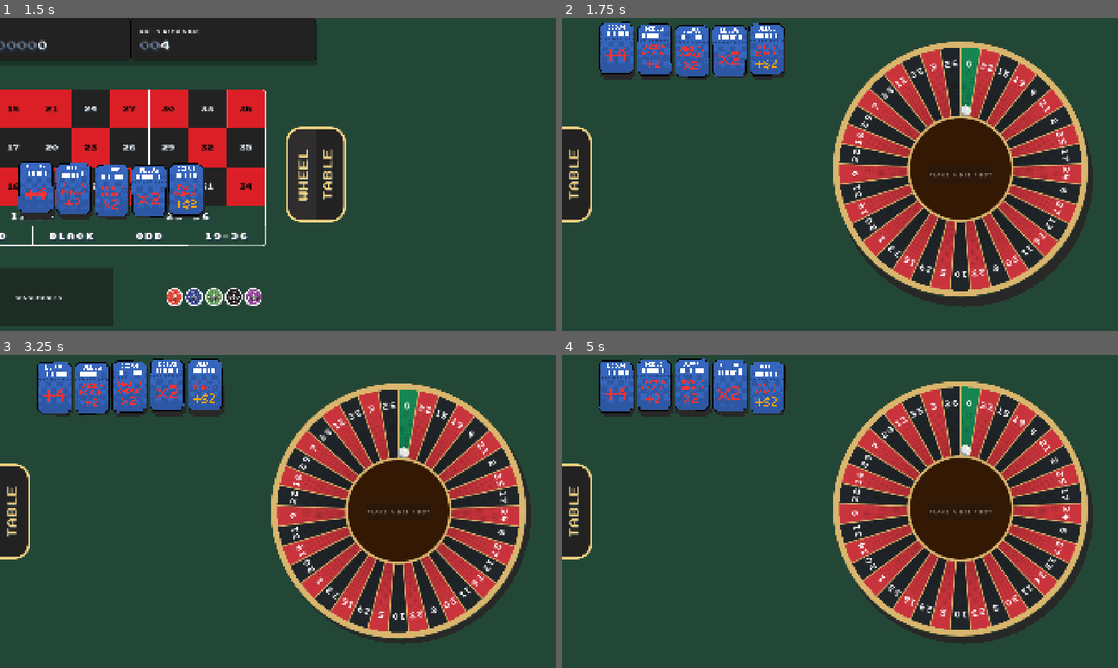
Above: before the commit, frames 1-4 (two rows, left to right).
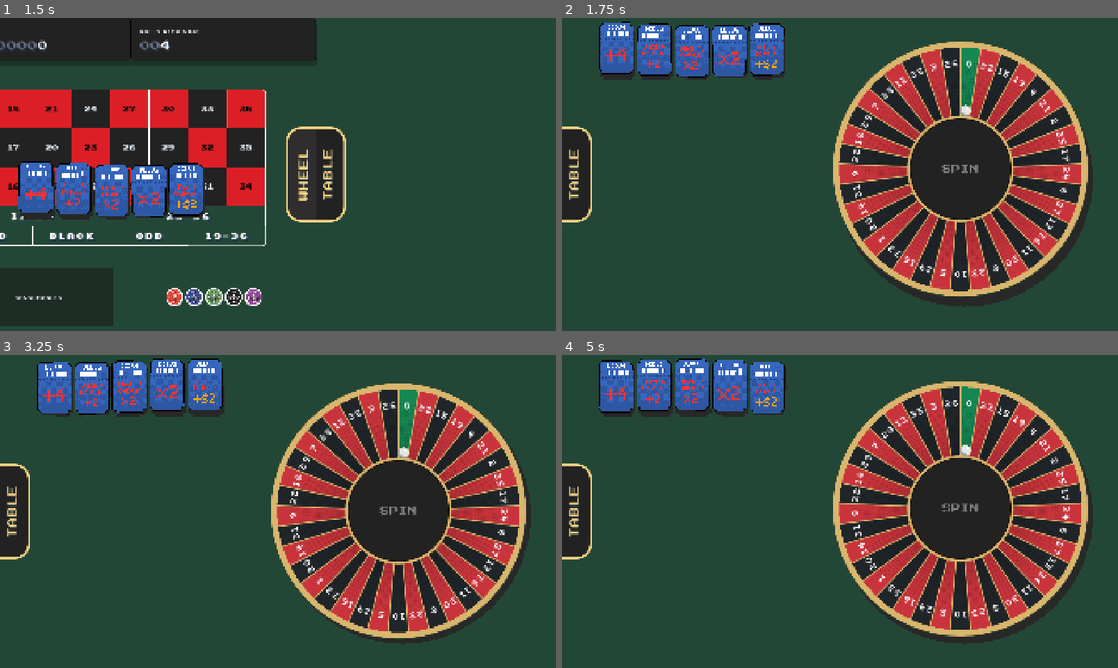
Above: after the commit, the same moments.

Repository: ross-ca/roulette-wheel
Game: Godot game, scene res://scenes/intro/intro.tscn
Two runs of this game, one before a commit and one after it. Both use one fixed random seed, a clock stepped at 60 frames per second and the inputs below. Video files are missing from this copy of the repository; at most half a second of black plays in their place.
Inputs (mouse positions are in pixels of both pictures, inside the frame that each line leads up to):
- Up to frame 1 (1.5 s): tap Enter at 0.5 s; move the mouse to (400, 158) at 0.52 s; click (400, 158) at 0.67 s; click "WHEEL" at 1.25 s
- Up to frame 2 (1.75 s): no input
- Up to frame 3 (3.25 s): click "TABLE" at 2 s; click "WHEEL" at 2.75 s
- Up to frame 4 (5 s): click "TABLE" at 3.5 s; click "WHEEL" at 4.25 s

Frame 1 is identical in both runs. In frame 2, 4.1% of the frame differs, in the area x 62-81%, y 32-65%; in frame 3, 4.1%; in frame 4, 4.2%, in the area x 62-81%, y 32-66%.

Commit message:
feat: add circular spin button to wheel

Diff:
--- a/scenes/play/play.gd
+++ b/scenes/play/play.gd
@@ -63,7 +63,7 @@
 		_step = RoundStep.new()
 		_run.current_step = _step
 
-	_wheel_view.set_wheel_texture($SubViewport.get_texture())
+	_wheel_view.set_wheel($SubViewport, $SubViewport/SpinButton, _wheel.hub_radius())
 	_wheel.rng = _run.rng
 	_wheel.set_pockets(_run.pockets)
 	_wheel.spin_finished.connect(_on_wheel_spin_finished)
--- a/scenes/play/play.tscn
+++ b/scenes/play/play.tscn
@@ -6,6 +6,43 @@
 [ext_resource type="PackedScene" uid="uid://cjsrh2v84pgsm" path="res://scenes/betting_view/betting_view.tscn" id="3_betting"]
 [ext_resource type="PackedScene" path="res://scenes/wheel_view/wheel_view.tscn" id="4_wheel"]
 [ext_resource type="PackedScene" path="res://scenes/card_container/card_container.tscn" id="5_b1x3f"]
+[ext_resource type="FontFile" uid="uid://ddxplyyts7k4" path="res://assets/fonts/PressStart2P-Regular.ttf" id="6_spin_font"]
+
+[sub_resource type="StyleBoxFlat" id="StyleBoxFlat_spin"]
+content_margin_left = 0.0
+content_margin_top = 0.0
+content_margin_right = 0.0
+content_margin_bottom = 0.0
+bg_color = Color(0.13725491, 0.13333334, 0.13333334, 1)
+border_width_left = 1
+border_width_top = 1
+border_width_right = 1
+border_width_bottom = 1
+border_color = Color(0, 0, 0, 1)
+corner_radius_top_left = 9999
+corner_radius_top_right = 9999
+corner_radius_bottom_right = 9999
+corner_radius_bottom_left = 9999
+corner_detail = 32
+
+[sub_resource type="StyleBoxFlat" id="StyleBoxFlat_spin_hover"]
+content_margin_left = 0.0
+content_margin_top = 0.0
+content_margin_right = 0.0
+content_margin_bottom = 0.0
+bg_color = Color(0.18431373, 0.1764706, 0.1764706, 1)
+border_width_left = 1
+border_width_top = 1
+border_width_right = 1
+border_width_bottom = 1
+border_color = Color(0, 0, 0, 1)
+corner_radius_top_left = 9999
+corner_radius_top_right = 9999
+corner_radius_bottom_right = 9999
+corner_radius_bottom_left = 9999
+corner_detail = 32
+
+[sub_resource type="StyleBoxEmpty" id="StyleBoxEmpty_spin"]
 
 [node name="Play" type="Control" unique_id=862141720]
 layout_mode = 3
@@ -34,6 +71,19 @@
 [node name="RouletteWheel" parent="SubViewport" unique_id=1334309236 instance=ExtResource("1_ig7tw")]
 texture_filter = 2
 ball_extra_turns_min = 6
+
+[node name="SpinButton" type="Button" parent="SubViewport"]
+offset_right = 200.0
+offset_bottom = 200.0
+focus_mode = 0
+theme_override_fonts/font = ExtResource("6_spin_font")
+theme_override_font_sizes/font_size = 18
+theme_override_styles/focus = SubResource("StyleBoxEmpty_spin")
+theme_override_styles/disabled = SubResource("StyleBoxFlat_spin")
+theme_override_styles/hover = SubResource("StyleBoxFlat_spin_hover")
+theme_override_styles/pressed = SubResource("StyleBoxFlat_spin_hover")
+theme_override_styles/normal = SubResource("StyleBoxFlat_spin")
+text = "SPIN"
 
 [node name="Views" type="Control" parent="." unique_id=61409807]
 clip_contents = true
--- a/scenes/wheel/wheel_behaviour.gd
+++ b/scenes/wheel/wheel_behaviour.gd
@@ -59,6 +59,11 @@
 	_update_ball()
 	if is_spinning:
 		_emit_passed_pockets()
+
+
+## Radius of the hub in the middle of the wheel, in the SubViewport's pixels.
+func hub_radius() -> float:
+	return _wheel.inner_radius
 
 
 ## Hands the wheel the pockets to draw and land on. Ignored mid-spin, since targets are computed at
--- a/scenes/wheel_view/wheel_view.gd
+++ b/scenes/wheel_view/wheel_view.gd
@@ -1,8 +1,12 @@
 class_name WheelView
 extends Control
 ## The play phase's wheel screen: the TABLE tab back to betting on the left edge, then the tickets
-## and the spin's bets (ticking up live as the ball passes pockets), and the wheel on the right. Display only, like
-## BettingView: play.gd decides what its signals do.
+## and the spin's bets (ticking up live as the ball passes pockets), and the wheel on the right.
+## Display only, like BettingView: play.gd decides what its signals do.
+##
+## The wheel and its SPIN button are drawn in a SubViewport in play.tscn, so the wheel shader bobs
+## and shadows the button with the wheel. WheelOutput shows the viewport's texture and forwards the
+## mouse into it, since a SubViewport outside a SubViewportContainer gets no input of its own.
 
 signal betting_requested
 signal spin_requested
@@ -11,23 +15,33 @@
 @onready var ticket_slot: Control = %TicketSlot
 
 @onready var _table_tab: SideTab = %TableTab
-@onready var _spin_button: Button = %SpinButton
 @onready var _rows: VBoxContainer = %BetRows
 @onready var _breakdown_label: Label = %BreakdownLabel
 @onready var _wheel_output: TextureRect = %WheelOutput
+
+var _viewport: SubViewport
+var _spin_button: Button
+
+
+func _ready() -> void:
+	_wheel_output.gui_input.connect(_forward_to_wheel)
+	_wheel_output.mouse_entered.connect(_notify_wheel.bind(NOTIFICATION_VP_MOUSE_ENTER))
+	_wheel_output.mouse_exited.connect(_notify_wheel.bind(NOTIFICATION_VP_MOUSE_EXIT))
 
 
 func _on_back_button_pressed() -> void:
 	betting_requested.emit()
 
 
-func _on_spin_button_pressed() -> void:
-	spin_requested.emit()
-
-
-## The wheel's SubViewport texture, which lives in play.tscn.
-func set_wheel_texture(texture: Texture2D) -> void:
-	_wheel_output.texture = texture
+## The wheel's SubViewport and the SPIN button in it, which both live in play.tscn. The button is
+## sized to cover the wheel's hub, `hub_radius` in the viewport's pixels, and centred on it.
+func set_wheel(viewport: SubViewport, spin_button: Button, hub_radius: float) -> void:
+	_viewport = viewport
+	_wheel_output.texture = viewport.get_texture()
+	_spin_button = spin_button
+	_spin_button.size = Vector2.ONE * 2.0 * hub_radius
+	_spin_button.position = (Vector2(viewport.size) - _spin_button.size) / 2.0
+	_spin_button.pressed.connect(spin_requested.emit)
 
 
 ## One row per bet, showing its chips × base mult. Clears the last spin's result.
@@ -72,8 +86,27 @@
 ## A spin needs at least one bet.
 func set_can_spin(can_spin: bool) -> void:
 	_spin_button.disabled = not can_spin
-	_spin_button.text = "Click to spin" if can_spin else "Place a bet first"
 
 
 func _row(index: int) -> BetRow:
 	return _rows.get_child(index)
+
+
+# Passes mouse events on WheelOutput into the viewport, moved from WheelOutput's space into the
+# viewport's. The texture is drawn as big as fits and centred (keep aspect centred). The shader's bob
+# isn't accounted for, so the clickable hub sits where the wheel is at rest.
+func _forward_to_wheel(event: InputEvent) -> void:
+	if _viewport == null or not (event is InputEventMouse):
+		return
+	var texture_size := Vector2(_viewport.size)
+	var shown := minf(_wheel_output.size.x / texture_size.x, _wheel_output.size.y / texture_size.y)
+	var offset := (_wheel_output.size - texture_size * shown) / 2.0
+	var local: InputEventMouse = event.duplicate()
+	local.position = (event.position - offset) / shown
+	local.global_position = local.position
+	_viewport.push_input(local, true)
+
+
+func _notify_wheel(what: int) -> void:
+	if _viewport:
+		_viewport.notification(what)
--- a/scenes/wheel_view/wheel_view.tscn
+++ b/scenes/wheel_view/wheel_view.tscn
@@ -75,25 +75,8 @@
 layout_mode = 2
 size_flags_horizontal = 3
 size_flags_stretch_ratio = 1.5
-mouse_filter = 2
 expand_mode = 1
 stretch_mode = 5
-
-[node name="SpinButton" type="Button" parent="Margin/Columns/WheelOutput"]
-unique_name_in_owner = true
-layout_mode = 1
-anchors_preset = 8
-anchor_left = 0.5
-anchor_top = 0.5
-anchor_right = 0.5
-anchor_bottom = 0.5
-offset_left = -110.0
-offset_top = -30.0
-offset_right = 110.0
-offset_bottom = 30.0
-grow_horizontal = 2
-grow_vertical = 2
-text = "Click to spin"
 
 [node name="TableTab" parent="." instance=ExtResource("4_tab")]
 unique_name_in_owner = true
@@ -109,4 +92,3 @@
 title = "TABLE"
 
 [connection signal="pressed" from="TableTab" to="." method="_on_back_button_pressed"]
-[connection signal="pressed" from="Margin/Columns/WheelOutput/SpinButton" to="." method="_on_spin_button_pressed"]
Not shown, changed: CLAUDE.md
Not shown, changed: docs/architecture.md
